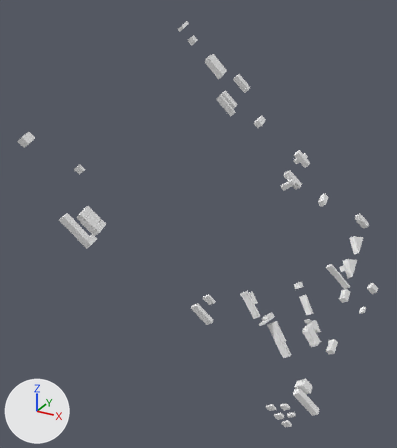
Two versions of the glTF model foss4g-2025/public/premade-output/tileset/buildings/data/RC311.glb, one commit apart.
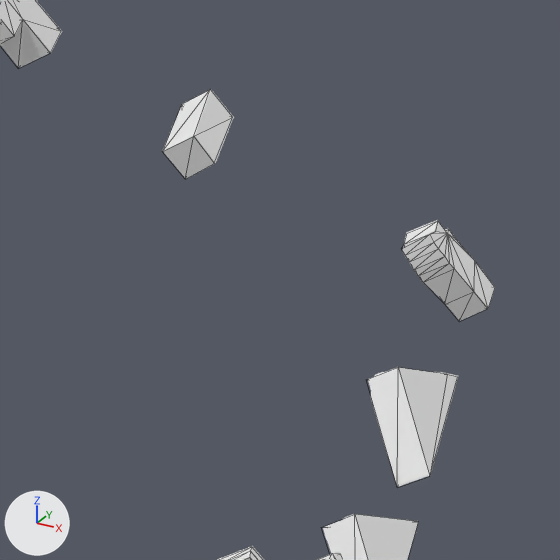
Each version is shown whole from a 50 mm lens placed at (-5089052.9, 465669.5, -3803103.9), pointed at (-5089307.4, 466132.2, -3803335.2), then close up on the part from 74% to 96% of the width and 40% to 59% of the height. The lights are fixed; the arrows at lower left show +X, +Y and +Z. The close-ups show mesh edges as thin lines. Where no turn or scale is listed for an object, it has been applied to the vertices. Vertices at the same position are counted once.

Before the edit, the objects in view are built like this:
```python
me_mesh_0 = bpy.data.meshes.new('Mesh_0')
me_mesh_0.from_pydata(...)  # 566 vertices, 924 faces; spans x -119.0..128.0, y -214.0..211.0, z -168.0..172.0
me_mesh_0.materials.append(mat_color_material)
ob_node = bpy.data.objects.new('node', me_mesh_0)
ob_node.location = (-5089272.5, 466166.3, -3803315.8)
```
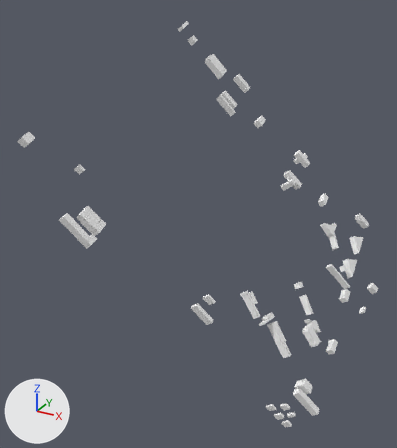
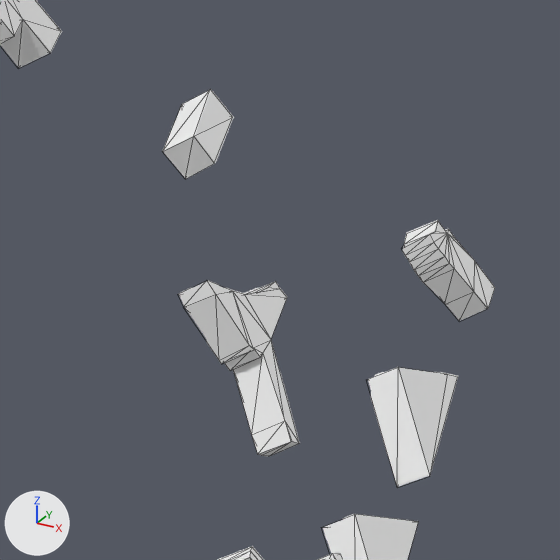
The change in detail:
me_mesh_0 is used by ob_node; location (-5089272.5, 466166.3, -3803315.8).
me_mesh_0 had 566 vertices, 924 faces and spanned x -119.0..128.0, y -214.0..211.0, z -168.0..172.0.
me_mesh_0 now has 604 vertices, 996 faces and spans x -119.0..128.0, y -214.0..211.0, z -168.0..172.0.
me_mesh_0 part 1: a new loose piece of 38 vertices spanning x 53.0..80.0, y 107.0..135.0, z -87.0..-54.0, in mat_color_material.

Boxes (x1, y1, x2, y2) around the edits, measured in the close-ups (560 x 560 px):
part 1 of me_mesh_0, added: after (178, 280, 300, 456)
